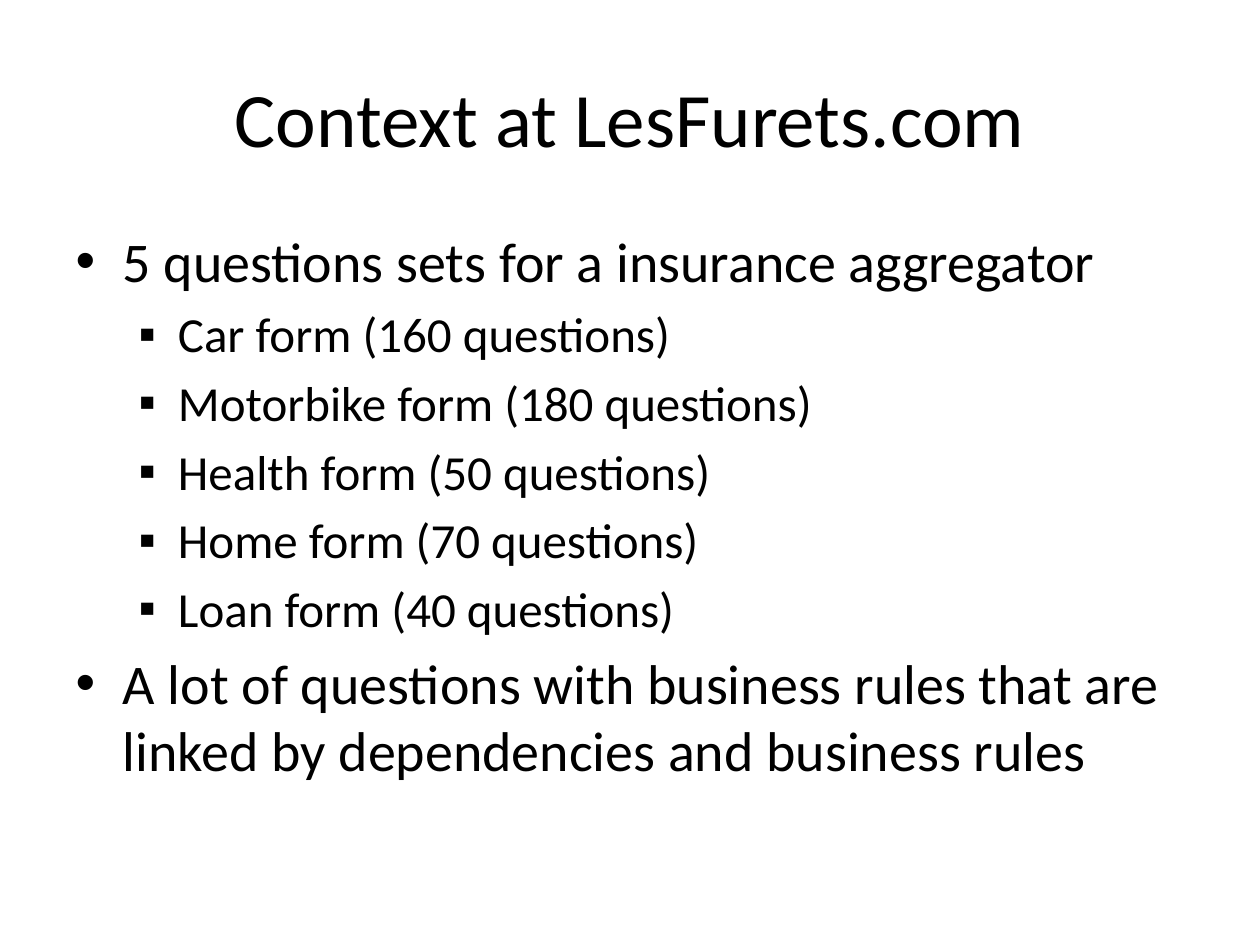
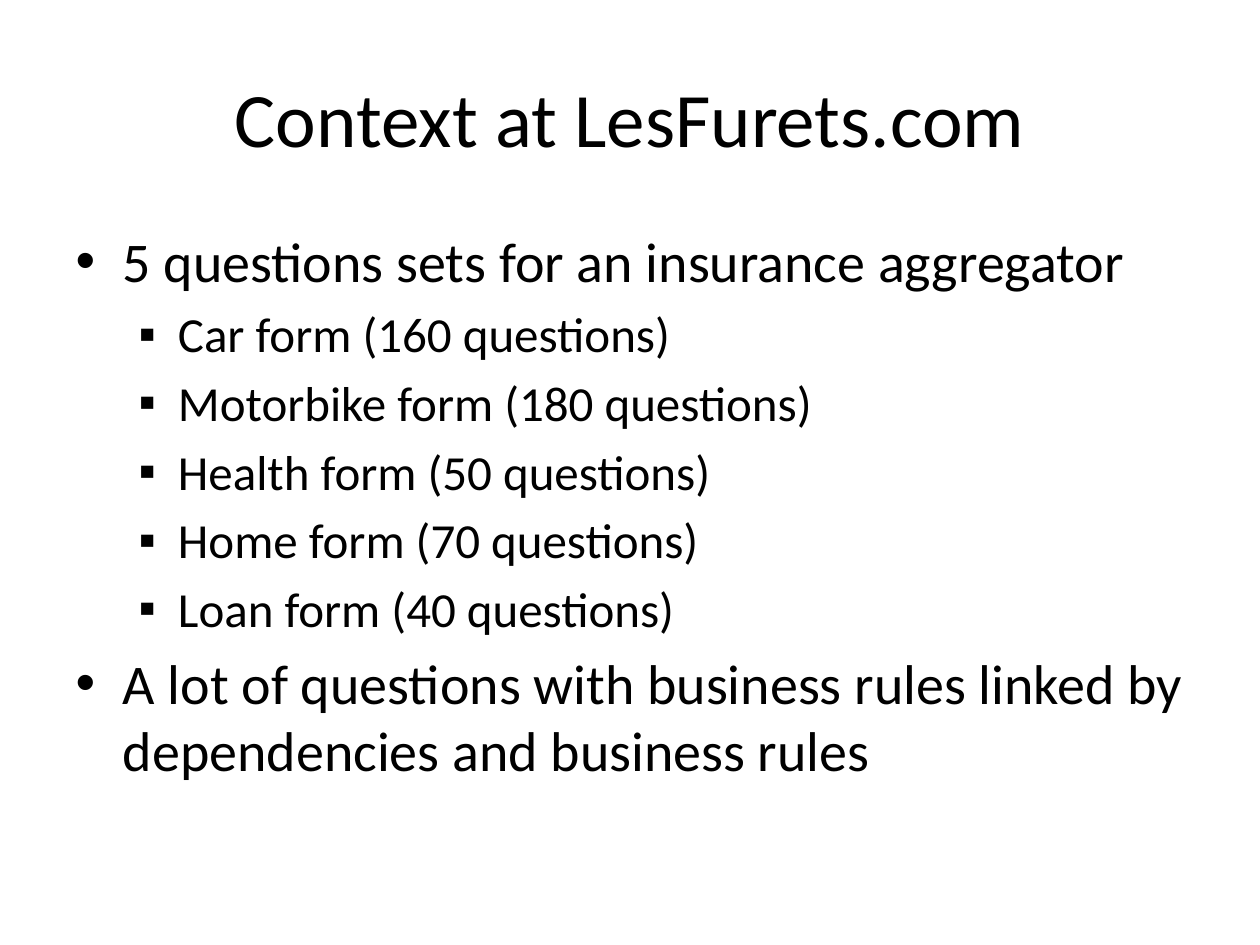
Before and after one commit to lesfurets/mdl4ui, a slide deck: slide 4 of mdl4ui-docs/mdl4ui_cg2013.pptx. Drawn at 1260x945 pixels with LibreOffice and Linux fonts; fonts in the diff are those of the drawing; background and template pictures are left out. Boxes give left, top, right and bottom in pixels: in the first picture for what was removed or moved away, otherwise in the second. Text is boxed around its words. In the diff, an @@ line names an element or a change of style, - is before the commit and + after.

```diff
--- a/mdl4ui-docs/mdl4ui_cg2013.pptx
+++ b/mdl4ui-docs/mdl4ui_cg2013.pptx
@@ text at (123, 243, 1124, 292): text changed @@
-• 5 questions sets for a insurance aggregator
+• 5 questions sets for an insurance aggregator
@@ text at (123, 665, 1182, 780): text changed @@
-• A lot of questions with business rules that are linked by dependencies and business rules
+• A lot of questions with business rules linked by dependencies and business rules
```
Also in this commit, not shown: 10 other slides changed, 1 slide added, 1 slide removed, 3 other files.
